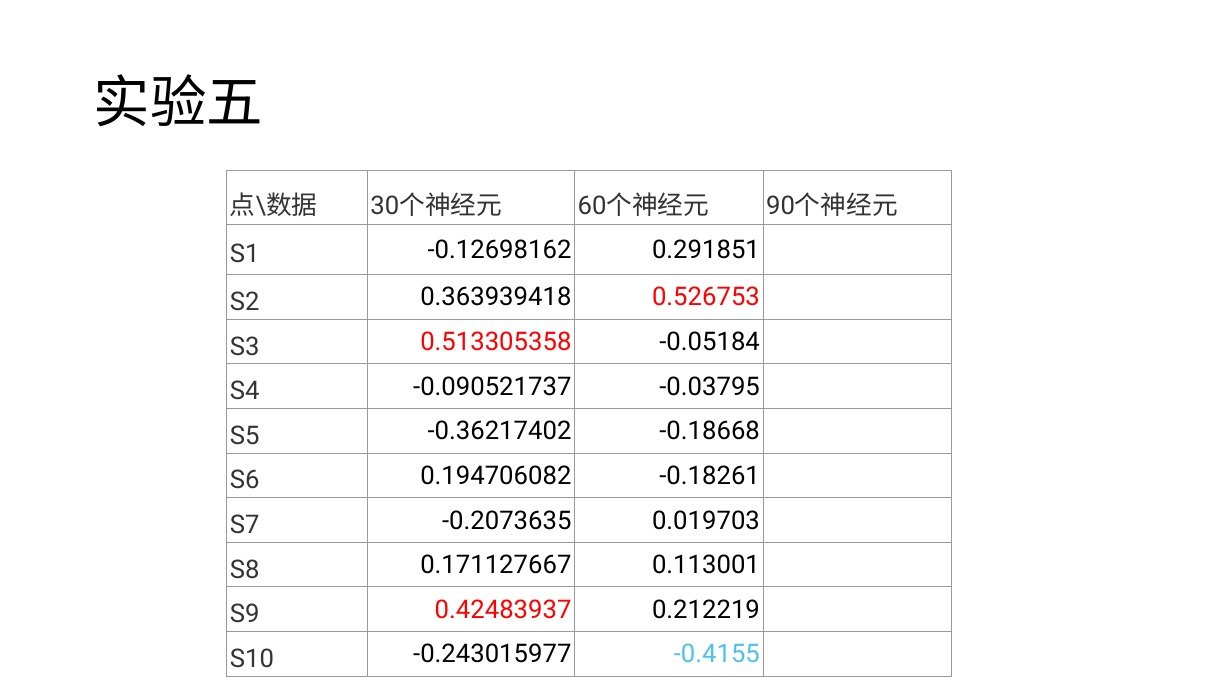
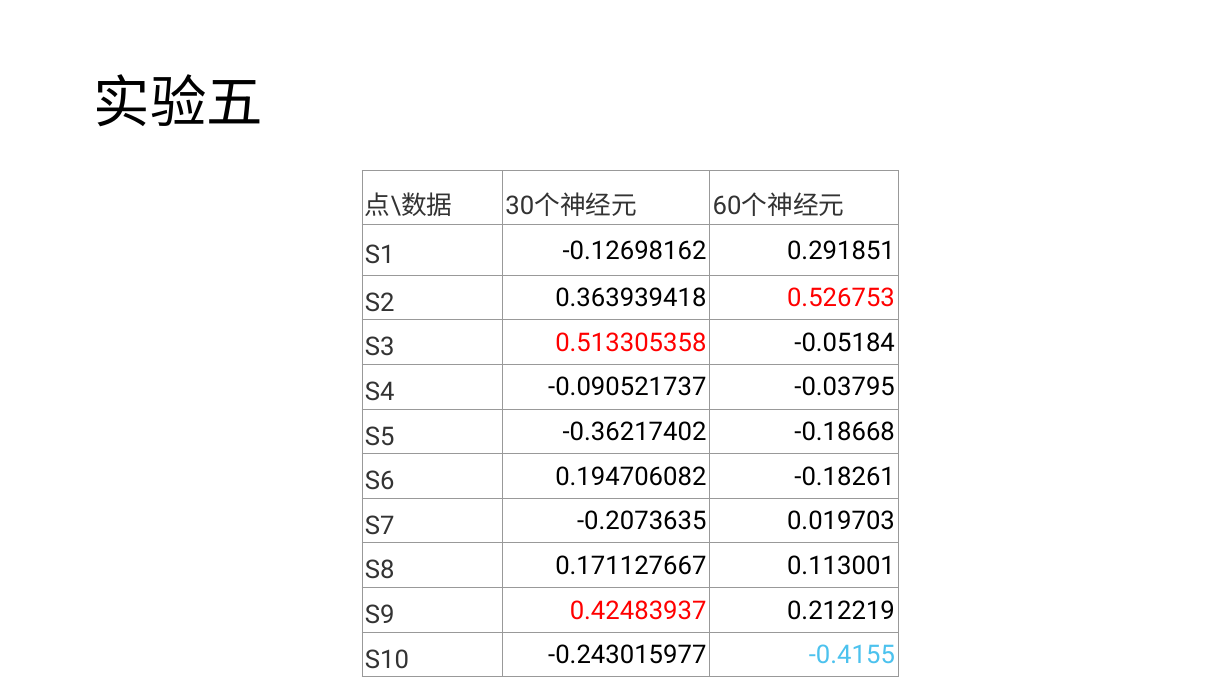
Before and after one commit to tureful/tureful.github.io, a slide deck: slide 17 of summary.pptx. Drawn at 1232x693 pixels with LibreOffice and Linux fonts; fonts in the diff are those of the drawing. Boxes give left, top, right and bottom in pixels: in the first picture for what was removed or moved away, otherwise in the second. Text is boxed around its words. In the diff, an @@ line names an element or a change of style, - is before the commit and + after.

```diff
--- a/summary.pptx
+++ b/summary.pptx
@@ table at [362,171,898,673] @@
-column 4: 90个神经元 |  |  |  |  |  |  |  |  |  | 
@@ table: place and size @@
-table at [227,170,952,672]
+table at [362,171,898,673]
```
Also in this commit, not shown: 2 slides added, 1 other file.
